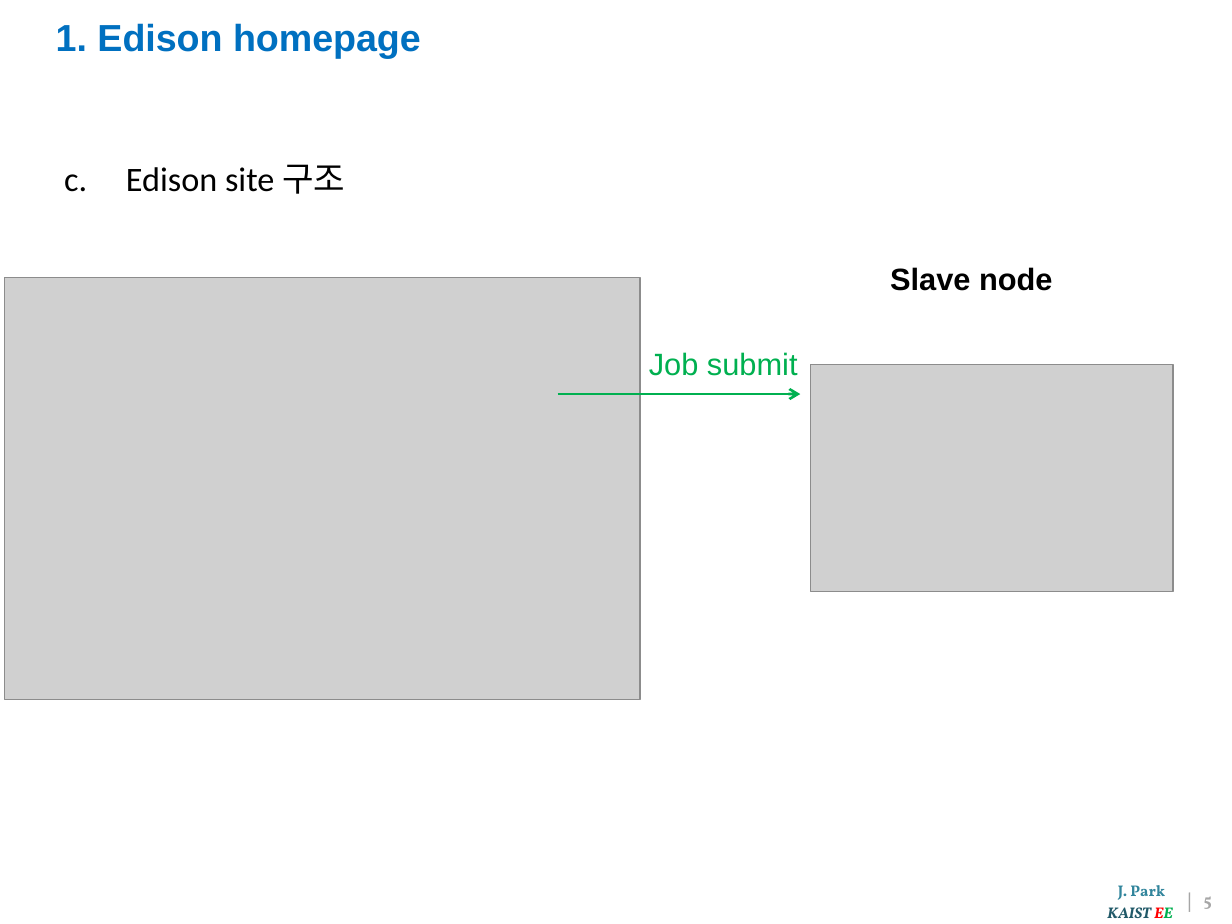
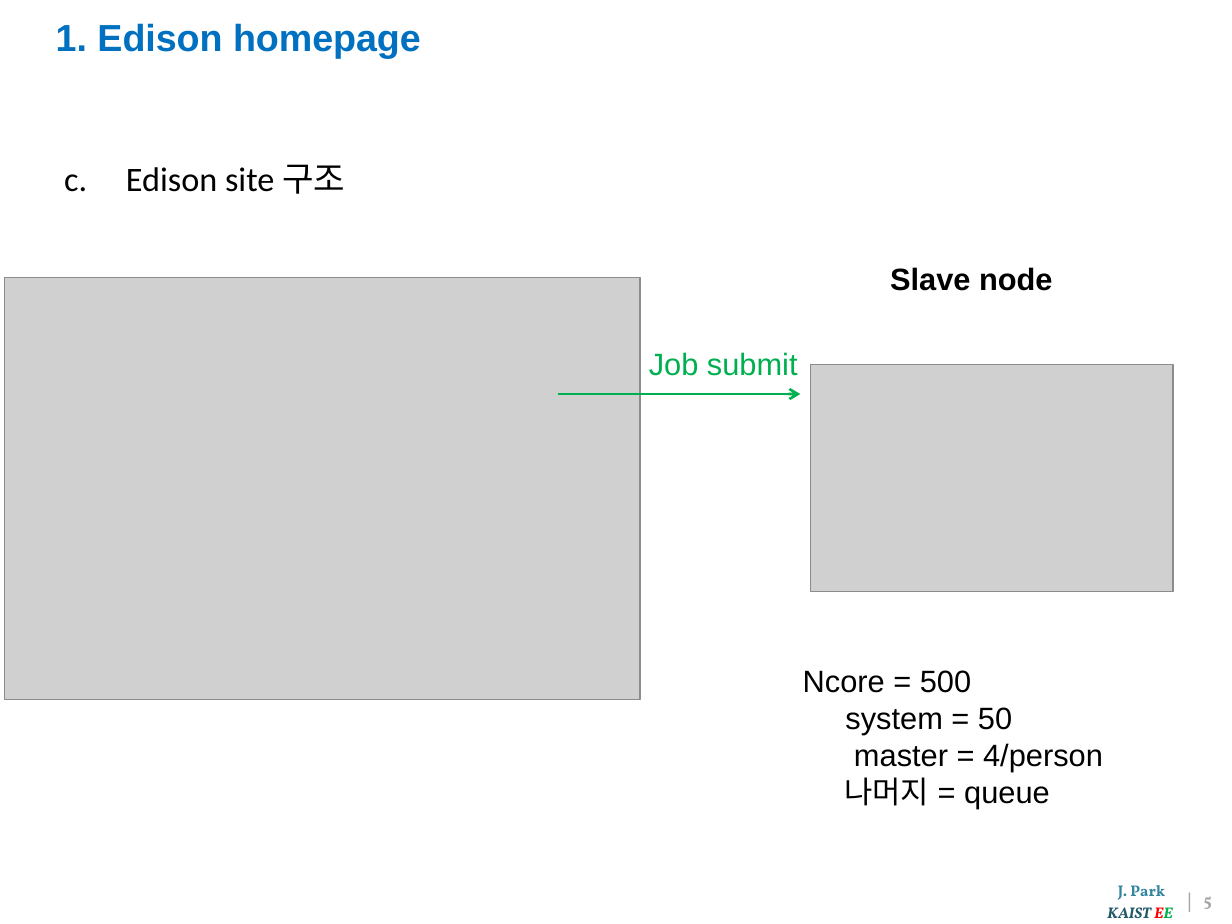
Before and after one commit to YHKlab/ESC2026, a slide deck: slide 6 of exe1-atom/exe1-note.pptx. Drawn at 1232x924 pixels with LibreOffice and Linux fonts; fonts in the diff are those of the drawing; grey boxes stand for pictures; background and template pictures are left out. Boxes give left, top, right and bottom in pixels: in the first picture for what was removed or moved away, otherwise in the second. Text is boxed around its words. In the diff, an @@ line names an element or a change of style, - is before the commit and + after.

```diff
--- a/exe1-atom/exe1-note.pptx
+++ b/exe1-atom/exe1-note.pptx
@@ text added at (x1=803, y1=670, x2=1103, y2=809), 18 pt, text #000000 @@
+Ncore = 500
+system = 50
+master = 4/person
+나머지 = queue
```
Also in this commit, not shown: 6 other slides changed, 1 other file.
